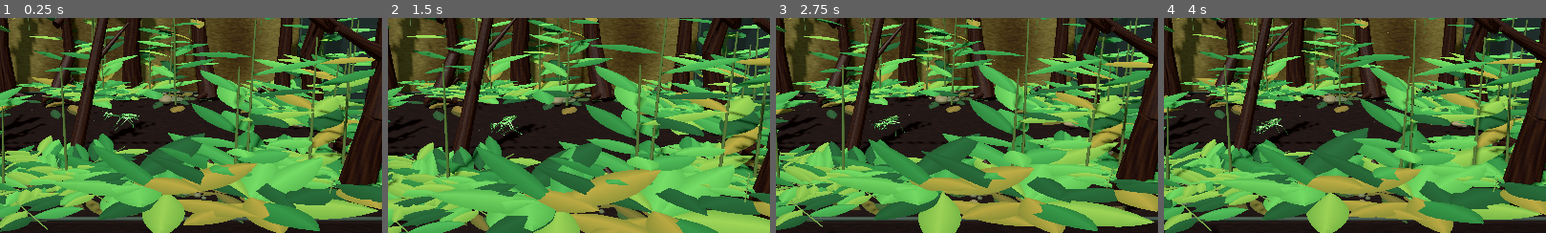
Above: before the commit, frames 1-4 (left to right).
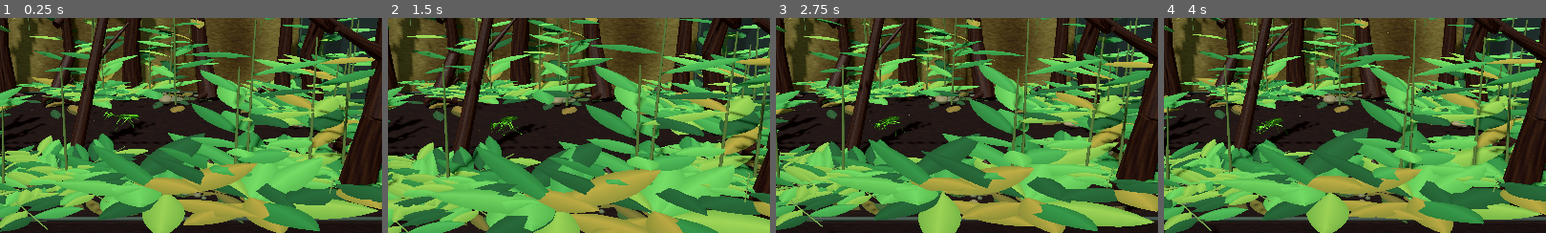
Above: after the commit, the same moments.

Repository: s5vrusg22-stack/LivingTerrarium
Game: Godot game, scene res://scenes/main.tscn
The game is run twice, just before and just after one commit, with the same random seed, the same clock (stepped at 60 frames per second) and the same inputs.
Inputs:
- Up to frame 1 (0.25 s): no input
- Up to frame 2 (1.5 s): click "☰ 관리 메뉴" at 0.5 s; click "+" at 1.25 s
- Up to frame 3 (2.75 s): click "−" at 2 s
- Up to frame 4 (4 s): click "맞춤" at 2.75 s; click "☰ 관리 메뉴" at 3.5 s
The pictures show only the part of the screen within x 34-84%, y 34-84%; the shares and areas given below are measured in that part.

The runs differ from the first frame. In frame 1, 0.2% of the frame differs, in the area x 26-37%, y 43-54%; in frame 2, 0.2%, in the area x 23-36%, y 45-55%; in frame 3, 0.2%; in frame 4, 0.2%.

Commit message:
Refine mantis shape and color to match photo reference

Diff:
--- a/scripts/main.gd
+++ b/scripts/main.gd
@@ -573,9 +573,10 @@
     add_child(animal)
     # The reference is a saturated leaf green; reduce the cyan cast and keep
     # highlights within the cuticle instead of washing the model toward white.
-    var mint := Color(0.36, 0.66, 0.34)
-    var mint_light := Color(0.52, 0.77, 0.46)
-    var mint_shadow := Color(0.18, 0.36, 0.19)
+    # Saturated yellow-green cuticle closer to the bright leaf-green reference.
+    var mint := Color(0.23, 0.49, 0.10)
+    var mint_light := Color(0.34, 0.62, 0.16)
+    var mint_shadow := Color(0.11, 0.25, 0.045)
     var eye_color := Color(0.035, 0.095, 0.035)
 
     abdomen = Node3D.new()
@@ -583,14 +584,14 @@
     animal.add_child(abdomen)
     # A slim, elongated abdomen sits under the leaf-shaped forewings. The
     # overlapping plates stay visible along its underside and narrow at both ends.
-    _part(abdomen, Vector3(0, 0.18, 0.14), Vector3(0.092, 0.061, 0.35), mint)
+    _part(abdomen, Vector3(0, 0.178, 0.14), Vector3(0.084, 0.054, 0.35), mint)
     for band in range(8):
         var t: float = float(band) / 7.0
         var z: float = -0.12 + t * 0.56
         var taper: float = 0.66 + 0.34 * sin((t * 0.90 + 0.05) * PI)
-        var segment_color: Color = mint_light if band % 2 == 0 else mint
+        var segment_color: Color = mint if band % 2 == 0 else mint.darkened(0.045)
         _part(abdomen, Vector3(0, 0.185, z), Vector3(0.091 * taper, 0.057 * taper, 0.047), segment_color)
-        _segment(abdomen, Vector3(-0.078 * taper, 0.18, z + 0.029), Vector3(0.078 * taper, 0.18, z + 0.029), 0.0025, mint_shadow)
+        _segment(abdomen, Vector3(-0.074 * taper, 0.174, z + 0.029), Vector3(0.074 * taper, 0.174, z + 0.029), 0.0018, mint_shadow)
         for side_index in range(2):
             var side: float = -1.0 if side_index == 0 else 1.0
             _part(abdomen, Vector3(side * 0.094 * taper, 0.178, z), Vector3(0.008, 0.005, 0.012), mint_shadow)
@@ -599,7 +600,7 @@
         var sternite_t: float = float(sternite) / 6.0
         var sternite_z: float = -0.075 + sternite_t * 0.49
         var sternite_taper: float = 0.70 + 0.30 * sin((sternite_t * 0.90 + 0.05) * PI)
-        var sternite_color: Color = mint if sternite % 2 == 0 else mint_shadow
+        var sternite_color: Color = mint if sternite % 2 == 0 else mint.darkened(0.08)
         _part(abdomen, Vector3(0, 0.132, sternite_z), Vector3(0.056 * sternite_taper, 0.020, 0.035), sternite_color)
         _segment(abdomen, Vector3(-0.047 * sternite_taper, 0.124, sternite_z + 0.022), Vector3(0.047 * sternite_taper, 0.124, sternite_z + 0.022), 0.0015, mint_shadow)
     _part(abdomen, Vector3(0, 0.16, 0.48), Vector3(0.052, 0.038, 0.066), mint_shadow)
@@ -613,18 +614,19 @@
     thorax_pivot.name = "ThoraxArticulation"
     thorax_pivot.position = Vector3(0, 0.24, -0.34)
     animal.add_child(thorax_pivot)
-    # Long, narrow pronotum with a slightly widened rear shield.
-    _part(thorax_pivot, Vector3(0, 0.012, 0.015), Vector3(0.052, 0.045, 0.33), mint)
-    _part(thorax_pivot, Vector3(0, -0.003, 0.12), Vector3(0.067, 0.047, 0.11), mint_light)
-    _part(thorax_pivot, Vector3(0, 0.031, -0.105), Vector3(0.047, 0.018, 0.075), mint_light)
-    for thorax_rib in range(4):
-        var rib_z := -0.045 + float(thorax_rib) * 0.074
-        _segment(thorax_pivot, Vector3(-0.042, -0.012, rib_z), Vector3(0.042, -0.012, rib_z), 0.0022, mint_shadow)
-    _segment(thorax_pivot, Vector3(0, 0.058, 0.15), Vector3(0, 0.058, -0.27), 0.006, mint_light)
-    # Paired pronotal margins create the narrow, raised shield visible in the reference.
+    # A long, slender pronotum joins the head to the wing roots. Keep the
+    # raised margins restrained so the thorax reads as one continuous shield.
+    _part(thorax_pivot, Vector3(0, 0.010, 0.005), Vector3(0.044, 0.036, 0.39), mint)
+    _part(thorax_pivot, Vector3(0, -0.001, 0.115), Vector3(0.057, 0.038, 0.115), mint_light)
+    _part(thorax_pivot, Vector3(0, 0.027, -0.115), Vector3(0.036, 0.014, 0.095), mint_light)
+    for thorax_rib in range(3):
+        var rib_z := -0.035 + float(thorax_rib) * 0.092
+        _segment(thorax_pivot, Vector3(-0.036, -0.009, rib_z), Vector3(0.036, -0.009, rib_z), 0.0017, mint_shadow)
+    _segment(thorax_pivot, Vector3(0, 0.050, 0.16), Vector3(0, 0.050, -0.245), 0.0042, mint_light)
     for pronotum_side in [-1.0, 1.0]:
-        _segment(thorax_pivot, Vector3(pronotum_side * 0.045, 0.024, 0.13), Vector3(pronotum_side * 0.040, 0.018, -0.23), 0.0027, mint_shadow)
-    _part(thorax_pivot, Vector3(0, 0.014, -0.245), Vector3(0.042, 0.034, 0.078), mint_shadow)
+        _segment(thorax_pivot, Vector3(pronotum_side * 0.038, 0.019, 0.13), Vector3(pronotum_side * 0.034, 0.016, -0.23), 0.0018, mint_shadow)
+    # Narrow cervical bridge overlaps the head and front edge of the shield.
+    _part(thorax_pivot, Vector3(0, 0.010, -0.205), Vector3(0.034, 0.027, 0.10), mint)
 
     head_pivot = Node3D.new()
     head_pivot.name = "HeadPivot"
@@ -764,16 +766,16 @@
         foreleg_claws.append(claw)
 
 func _create_mantis_wing(parent: Node3D, side: float, hindwing: bool) -> void:
-    # Dense curved strips keep the wing silhouette smooth on a phone close-up.
+    # Smooth leaf-like forewings cover most of the abdomen; pale hindwings stay tucked below.
     var segments := 32
     var lane_count := 8
-    var start_z: float = -0.015 if hindwing else -0.13
-    var end_z: float = 0.57 if hindwing else 0.64
-    var y: float = 0.245 if hindwing else 0.272
-    var max_width: float = 0.34 if hindwing else 0.15
+    var start_z: float = -0.02 if hindwing else -0.15
+    var end_z: float = 0.58 if hindwing else 0.68
+    var y: float = 0.238 if hindwing else 0.251
+    var max_width: float = 0.34 if hindwing else 0.205
     var total_length: float = end_z - start_z
-    var wing_color: Color = Color(0.74, 0.87, 0.62, 0.62) if hindwing else Color(0.46, 0.72, 0.37, 1.0)
-    var hinge := Vector3(side * 0.035, y, start_z)
+    var wing_color: Color = Color(0.54, 0.68, 0.31, 0.58) if hindwing else Color(0.22, 0.47, 0.09, 1.0)
+    var hinge := Vector3(side * (0.024 if hindwing else 0.008), y, start_z)
     var vertices := PackedVector3Array()
     var normals := PackedVector3Array()
     var uvs := PackedVector2Array()
@@ -787,8 +789,8 @@
         var profile1 := _mantis_wing_profile(t1, hindwing)
         var w0: float = 0.004 + profile0 * max_width
         var w1: float = 0.004 + profile1 * max_width
-        var edge0: float = 0.006 * sin(t0 * PI * 12.0) * sin(t0 * PI)
-        var edge1: float = 0.006 * sin(t1 * PI * 12.0) * sin(t1 * PI)
+        var edge0: float = 0.0015 * sin(t0 * PI * 4.0) * sin(t0 * PI)
+        var edge1: float = 0.0015 * sin(t1 * PI * 4.0) * sin(t1 * PI)
         for lane in range(lane_count):
             var u0: float = float(lane) / float(lane_count)
             var u1: float = float(lane + 1) / float(lane_count)
@@ -842,7 +844,7 @@
     wing_pivot.set_meta("wing_side", side)
     wing_pivot.set_meta("hindwing", hindwing)
     if hindwing:
-        wing_pivot.scale.x = 0.36
+        wing_pivot.scale.x = 0.30
     parent.add_child(wing_pivot)
     var wing_instance := MeshInstance3D.new()
     wing_instance.name = "WingMembrane"
@@ -853,7 +855,7 @@
     if pbr_normal.has("mantis_cuticle"):
         wing_material.normal_enabled = true
         wing_material.normal_texture = pbr_normal["mantis_cuticle"]
-        wing_material.normal_scale = 0.22 if hindwing else 0.34
+        wing_material.normal_scale = 0.14 if hindwing else 0.18
     if pbr_roughness.has("mantis_cuticle"):
         wing_material.roughness_texture = pbr_roughness["mantis_cuticle"]
         wing_material.roughness_texture_channel = BaseMaterial3D.TEXTURE_CHANNEL_RED
@@ -861,46 +863,42 @@
         wing_material.transparency = BaseMaterial3D.TRANSPARENCY_ALPHA
         wing_material.roughness = 0.42
     else:
-        wing_material.roughness = 0.48
+        wing_material.roughness = 0.72
     wing_instance.material_override = wing_material
     wing_pivot.add_child(wing_instance)
-    var vein_color: Color = Color(0.31, 0.49, 0.27) if hindwing else Color(0.24, 0.48, 0.25)
-    _segment(wing_pivot, Vector3(0, 0.020, 0.018), Vector3(side * 0.018, 0.021, total_length - 0.012), 0.0025, vein_color)
-    for vein_index in range(16):
-        var t: float = 0.06 + float(vein_index) * 0.057
+    var vein_color: Color = Color(0.30, 0.42, 0.19) if hindwing else Color(0.15, 0.31, 0.055)
+    _segment(wing_pivot, Vector3(0, 0.015, 0.012), Vector3(side * 0.020, 0.016, total_length - 0.012), 0.0018, vein_color)
+    for vein_index in range(9):
+        var t: float = 0.10 + float(vein_index) * 0.093
         var z: float = total_length * t
         var width: float = _mantis_wing_profile(t, hindwing) * max_width
-        var origin := Vector3(side * width * 0.035, 0.018 + 0.016 * sin(PI * t), z * 0.18)
-        var tip := Vector3(side * width * 0.91, 0.014 + 0.015 * sin(PI * t), z)
-        _segment(wing_pivot, origin, tip, 0.00135 if hindwing else 0.00165, vein_color)
-    # Fine cross-veins define cells while the forewing retains a leathery leaf outline.
-    for cross_index in range(10 if hindwing else 8):
-        var t: float = 0.10 + float(cross_index) * (0.080 if hindwing else 0.092)
+        var origin := Vector3(side * width * 0.035, 0.014 + 0.010 * sin(PI * t), z * 0.20)
+        var tip := Vector3(side * width * 0.91, 0.012 + 0.010 * sin(PI * t), z)
+        _segment(wing_pivot, origin, tip, 0.0009 if hindwing else 0.0010, vein_color)
+    # Sparse cross-veins leave the forewing surface predominantly smooth.
+    for cross_index in range(7 if hindwing else 5):
+        var t: float = 0.13 + float(cross_index) * (0.12 if hindwing else 0.15)
         var z: float = total_length * t
         var width: float = _mantis_wing_profile(t, hindwing) * max_width
-        _segment(wing_pivot, Vector3(side * width * 0.22, 0.018, z - 0.014), Vector3(side * width * 0.80, 0.018, z + 0.022), 0.00095, vein_color)
-        var next_t: float = minf(1.0, t + 0.035)
-        var next_width: float = _mantis_wing_profile(next_t, hindwing) * max_width
-        _segment(wing_pivot, Vector3(side * width * 0.99, 0.012, z), Vector3(side * next_width * 0.99, 0.012, minf(total_length, z + total_length * 0.035)), 0.00125, vein_color)
-    if not hindwing:
-        _part(wing_pivot, Vector3(side * 0.102, 0.021, 0.12), Vector3(0.010, 0.003, 0.032), Color(0.70, 0.80, 0.47))
+        _segment(wing_pivot, Vector3(side * width * 0.22, 0.014, z - 0.010), Vector3(side * width * 0.82, 0.014, z + 0.016), 0.00065, vein_color)
     wing_pivots.append(wing_pivot)
 
 func _mantis_wing_surface_point(u: float, t: float, width: float, edge: float, arch: float, length: float, side: float) -> Vector3:
     var x: float = width * u + edge * pow(u, 8.0)
-    var y: float = arch + 0.012 * sin(PI * u)
+    var y: float = arch + 0.007 * sin(PI * u)
     return Vector3(side * x, y, length * t)
 
 func _mantis_wing_surface_normal(u: float, t: float, width: float, length: float, side: float) -> Vector3:
     var dx_du: float = width
-    var dy_du: float = 0.012 * PI * cos(PI * u)
-    var dy_dt: float = 0.016 * PI * cos(PI * t)
+    var dy_du: float = 0.007 * PI * cos(PI * u)
+    var dy_dt: float = 0.012 * PI * cos(PI * t)
     return Vector3(-side * dy_du * length, maxf(0.001, dx_du) * length, -side * dx_du * dy_dt).normalized()
 
 func _mantis_wing_tint(base: Color, u: float, t: float) -> Color:
-    var edge_amount: float = clampf((u - 0.38) / 0.62, 0.0, 1.0)
-    var tint: Color = base.lerp(base.darkened(0.17), edge_amount * 0.78)
-    var vein_shade: float = 0.97 + 0.03 * sin(t * PI * 20.0 + u * 4.0)
+    # A restrained darker margin and low-amplitude pigment variation retain a leathery cuticle.
+    var edge_amount: float = clampf((u - 0.72) / 0.28, 0.0, 1.0)
+    var tint: Color = base.lerp(base.darkened(0.10), edge_amount * 0.65)
+    var vein_shade: float = 0.985 + 0.015 * sin(t * PI * 4.0 + u * 2.0)
     tint.r *= vein_shade
     tint.g *= vein_shade
     tint.b *= vein_shade
@@ -909,11 +907,16 @@
 func _mantis_wing_profile(t: float, hindwing: bool) -> float:
     var safe_t: float = clampf(t, 0.0, 1.0)
     if hindwing:
-        # Broad distal fan with a rounded, slightly scalloped trailing edge.
+        # Folded hindwing: narrower and still fanned beneath the forewing.
         var flare: float = 0.12 + 0.88 * sin(safe_t * PI * 0.5)
         var taper: float = pow(maxf(0.0, 1.0 - safe_t), 0.30)
         return flare * taper
-    return pow(maxf(0.0, sin(PI * safe_t)), 0.72)
+    # Forewing has a tapered hinge, broad blade, and rounded distal tip.
+    var root: float = clampf(safe_t / 0.13, 0.0, 1.0)
+    root = root * root * (3.0 - 2.0 * root)
+    var tip: float = clampf((1.0 - safe_t) / 0.24, 0.0, 1.0)
+    tip = tip * tip * (3.0 - 2.0 * tip)
+    return root * tip
 
 func _ellipsoid_limb(parent: Node3D, a: Vector3, b: Vector3, radius: float, tint: Color) -> void:
     var delta := b - a
